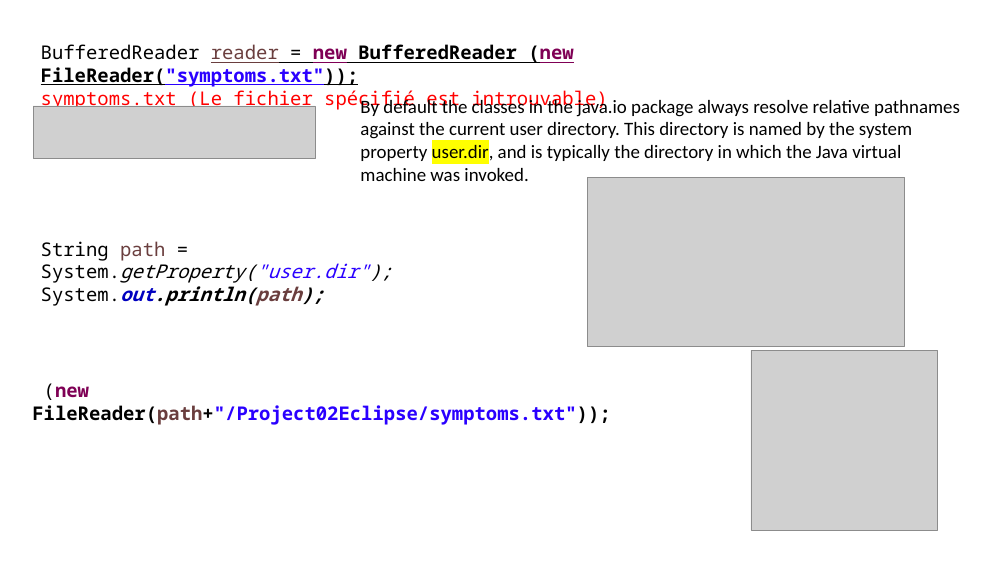
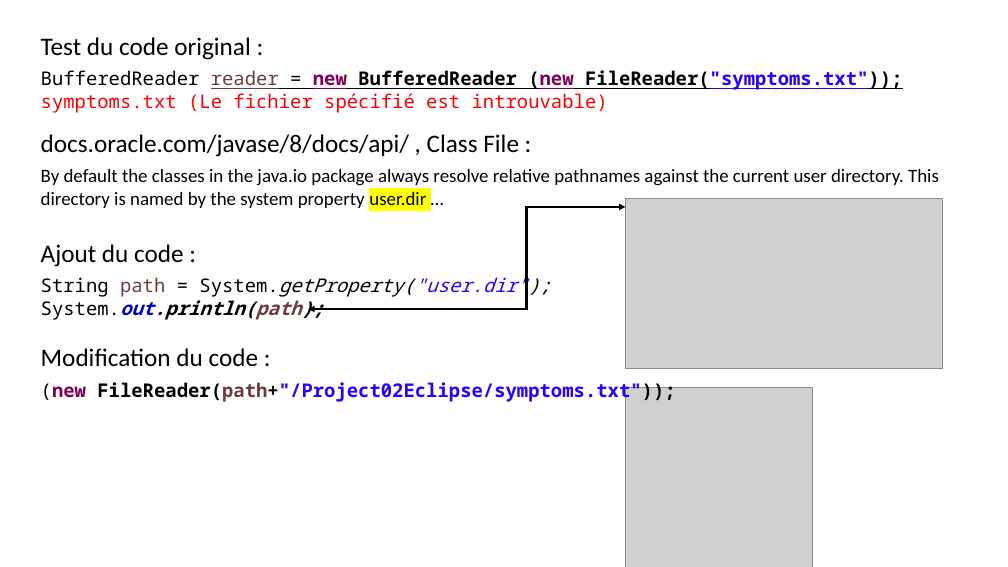
Before and after one commit to emmo78/Project_DA_Java_EN_Come_to_the_Rescue_of_a_Java_Application, a slide deck: slide 4 of PresentationOlivierMOREL.pptx. Drawn at 1008x567 pixels with LibreOffice and Linux fonts; fonts in the diff are those of the drawing; grey boxes stand for pictures. Boxes give left, top, right and bottom in pixels: in the first picture for what was removed or moved away, otherwise in the second. Text is boxed around its words. In the diff, an @@ line names an element or a change of style, - is before the commit and + after.

Commit message:
docs : ending presentation

```diff
--- a/PresentationOlivierMOREL.pptx
+++ b/PresentationOlivierMOREL.pptx
@@ text removed at (x1=41, y1=44, x2=608, y2=111) @@
-BufferedReader reader = new BufferedReader (new FileReader("symptoms.txt"));
-symptoms.txt (Le fichier spécifié est introuvable)
@@ text added at (x1=41, y1=37, x2=939, y2=403), 18 pt, text #000000 @@
+Test du code original :
+BufferedReader reader = new BufferedReader (new FileReader("symptoms.txt"));
+symptoms.txt (Le fichier spécifié est introuvable)
+docs.oracle.com/javase/8/docs/api/ , Class File :
+By default the classes in the java.io package always resolve relative pathnames against the current user directory. This directory is named by the system property user.dir …
+Ajout du code :
+String path = System.getProperty("user.dir");
+System.out.println(path);
+Modification du code :
+(new FileReader(path+"/Project02Eclipse/symptoms.txt"));
@@ picture removed at (x1=33, y1=106, x2=315, y2=159) @@
@@ text removed at (x1=360, y1=97, x2=960, y2=181) @@
-By default the classes in the java.io package always resolve relative pathnames against the current user directory. This directory is named by the system property user.dir, and is typically the directory in which the Java virtual machine was invoked.
@@ elbow double arrow added from (309, 309) to (625, 207), #000000 2 pt @@
@@ picture moved from (x1=588, y1=178, x2=905, y2=347) to (x1=625, y1=199, x2=943, y2=368) @@
@@ text removed at (x1=41, y1=241, x2=392, y2=306) @@
-String path = System.getProperty("user.dir");
-System.out.println(path);
@@ text removed at (x1=32, y1=383, x2=610, y2=425) @@
-(new FileReader(path+"/Project02Eclipse/symptoms.txt"));
@@ picture moved from (x1=751, y1=350, x2=938, y2=530) to (x1=625, y1=387, x2=812, y2=567) @@
```
Also in this commit, not shown: 4 other slides changed, 6 slides added, 6 slides removed.
